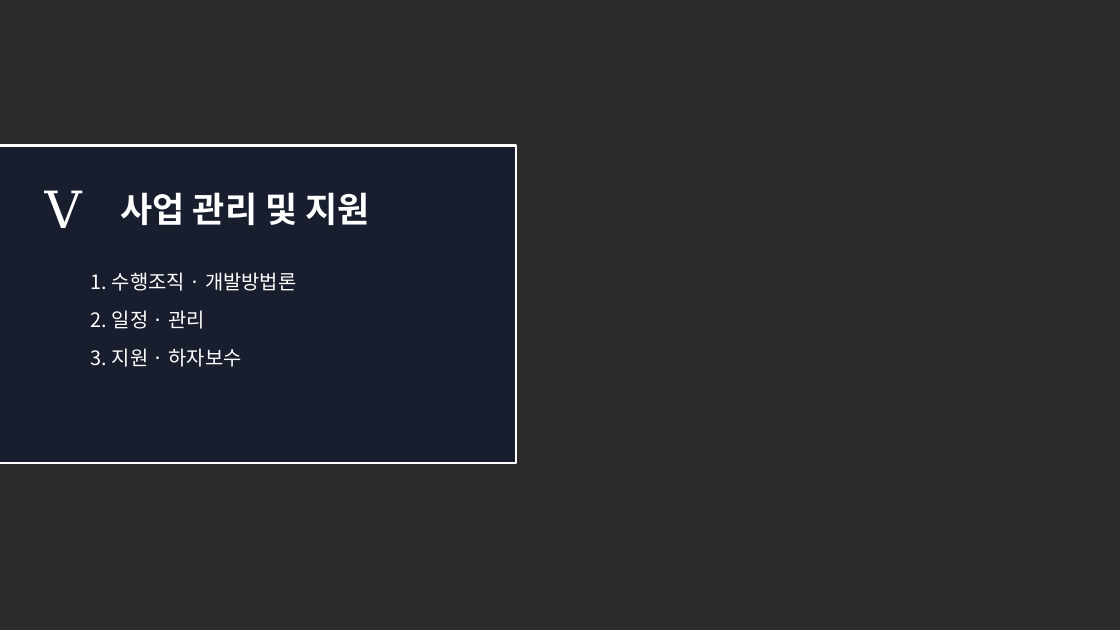
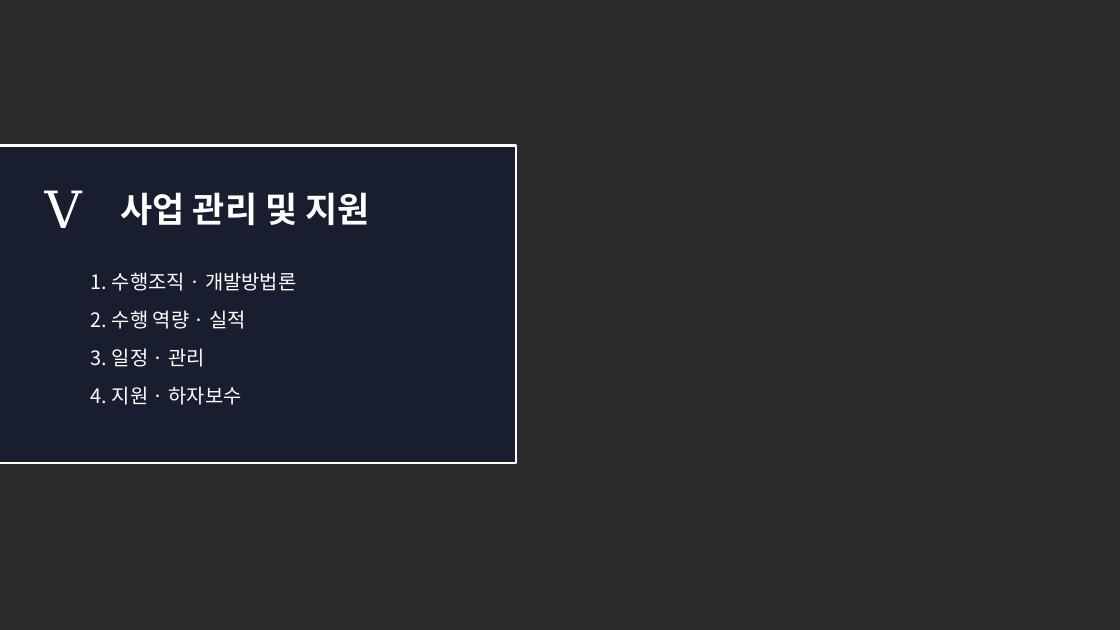
Before and after one commit to hwangsteeve-tech/hbjw, a slide deck: slide 29 of proposals/2026-11_nlrc-ai-labor-commission/nlrc_발표자료.pptx. Drawn at 1120x630 pixels with LibreOffice and Linux fonts; fonts in the diff are those of the drawing; background and template pictures are left out; a plain dark background stands for a picture behind light text. Boxes give left, top, right and bottom in pixels: in the first picture for what was removed or moved away, otherwise in the second. Text is boxed around its words. In the diff, an @@ line names an element or a change of style, - is before the commit and + after.

```diff
--- a/proposals/2026-11_nlrc-ai-labor-commission/nlrc_발표자료.pptx
+++ b/proposals/2026-11_nlrc-ai-labor-commission/nlrc_발표자료.pptx
@@ text at [91, 310, 247, 405]: text changed @@
-2. 일정 · 관리
-3. 지원 · 하자보수
+2. 수행 역량 · 실적
+3. 일정 · 관리
+4. 지원 · 하자보수
```
Also in this commit, not shown: 3 other slides changed, 1 slide added, 1 other file.
